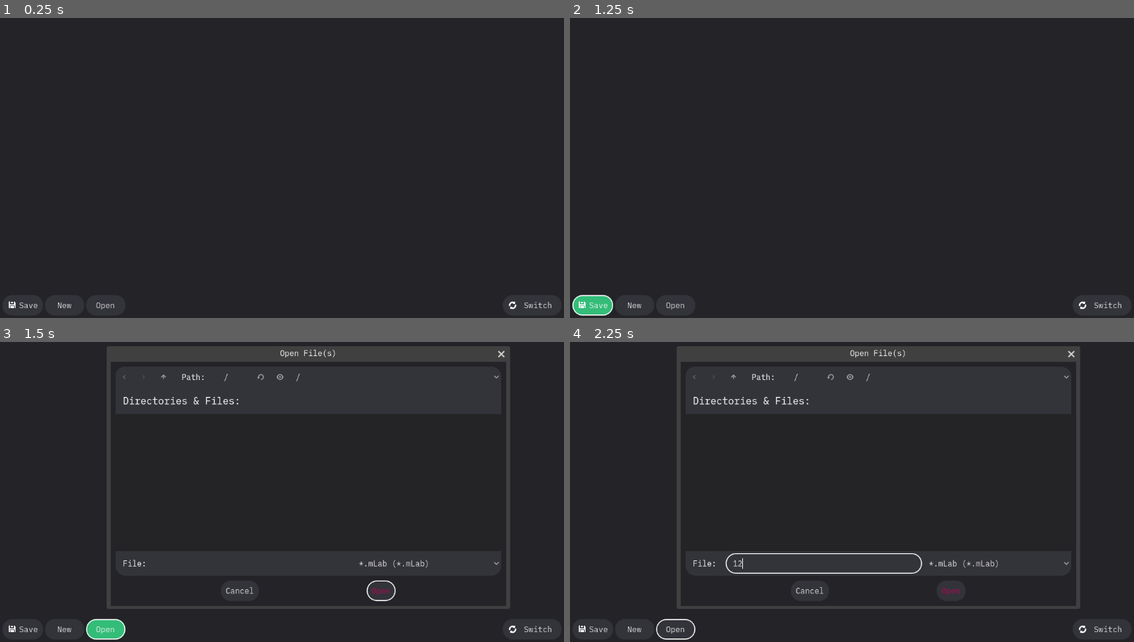
Above: before the commit, frames 1-4 (two rows, left to right).
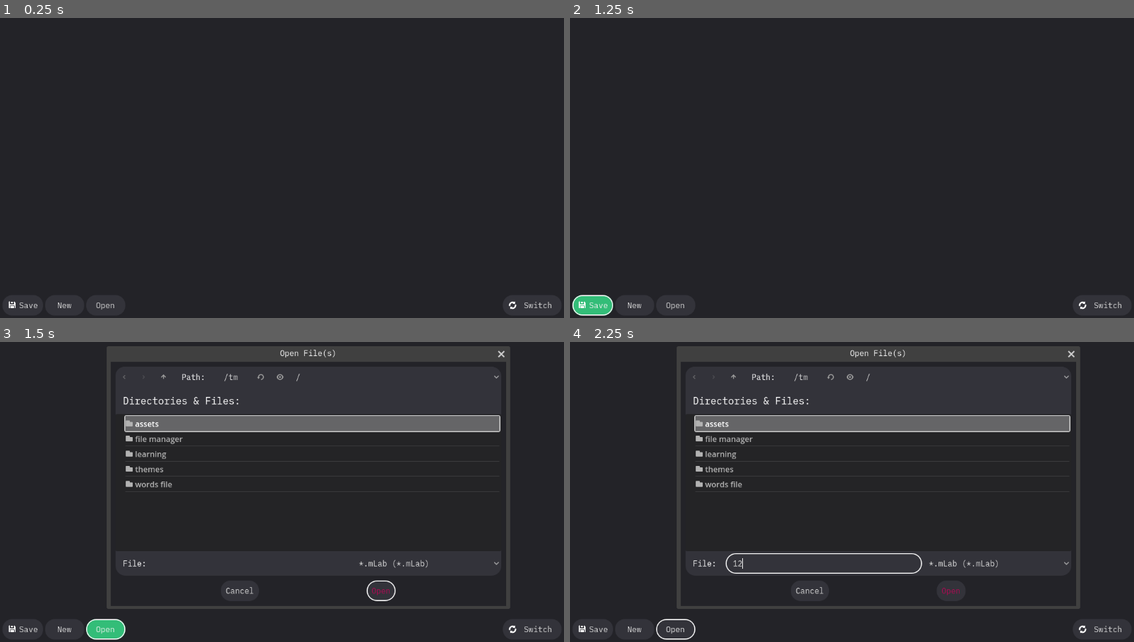
Above: after the commit, the same moments.

Repository: Extner32/mindLab
Game: Godot game, scene res://main.tscn
The game is run twice, just before and just after one commit, with the same random seed, the same clock (stepped at 60 frames per second) and the same inputs.
Inputs (mouse positions are in pixels of both pictures, inside the frame that each line leads up to):
- Up to frame 1 (0.25 s): no input
- Up to frame 2 (1.25 s): click "Save" at 0.5 s
- Up to frame 3 (1.5 s): click "Open" at 1.25 s
- Up to frame 4 (2.25 s): click (823, 564) at 2.02 s; type "12" at 2.1 s

Frames 1-2 are identical in both runs. In frame 3, 4.1% of the frame differs, in the area x 22-89%, y 10-49%; in frame 4, 4.1%.

Commit message:
v1.0, saving settings works now!

Diff:
--- a/file manager/file_manager.gd
+++ b/file manager/file_manager.gd
@@ -6,8 +6,6 @@
 
 var opened_files_names = []
 
-#used to store where the user last opened a file
-var last_opened_dir = "/"
 
 @onready var opened_files = $ScrollContainer/OpenedFiles
 
@@ -33,7 +31,7 @@
 
 
 	$OpenFileDialog.file_mode = 1
-	$OpenFileDialog.current_dir = last_opened_dir
+	$OpenFileDialog.current_dir = UserSettings.dict["last_opened_dir"]
 	$OpenFileDialog.show()
 
 	get_tree().paused = true
@@ -42,7 +40,7 @@
 	return open_files_path
 
 func save_filedialog():
-	$SaveFileDialog.current_dir = last_opened_dir
+	$SaveFileDialog.current_dir = UserSettings.dict["last_opened_dir"]
 	$SaveFileDialog.show()
 
 	get_tree().paused = true
@@ -78,7 +76,7 @@
 	opened_files_names.append(wordsfile.path)
 
 	save_file(wordsfile)
-	last_opened_dir = save_file_path
+	UserSettings.last_opened_dir = save_file_path
 	files_changed.emit()
 
 func open_file(filepath):
@@ -129,7 +127,7 @@
 		save_file(file)
 
 func autosave():
-	if UserSettings.autosave:
+	if UserSettings.dict["autosave"]:
 		save_all_files()
 
 func open_files():
@@ -140,10 +138,7 @@
 			$FileOpenedDialog.show()
 		else:
 			open_file(filepath)
-			last_opened_dir = filepath
-
-	var settings = FileAccess.open(UserSettings.get_file_path(), FileAccess.WRITE)
-	settings.store_string(last_opened_dir)
+			UserSettings.dict["last_opened_dir"] = filepath
 
 
 func file_closed(file):
--- a/learning/Settings.gd
+++ b/learning/Settings.gd
@@ -14,14 +14,20 @@
 	$"../HBoxContainer/SettingsButton".visible = !learning.learning
 	if visible:
 		visible = !learning.learning
-	$Label2.text = "Learn mode "+str(learn_modes_names[$HSlider2.value])
+	$Label2.text = "Learn mode: "+str(learn_modes_names[$HSlider2.value])
 
 	UserSettings.learn_mode = learn_modes[$HSlider2.value]
 
-	$Label.text = "Difficult words "+str($HSlider.value)+"%"+" words: "+str(filtered_wp_count)
+	$Label.text = "Difficult words: "+str($HSlider.value)+"%"+" words: "+str(filtered_wp_count) + " total words: "+str(len(learning.all_wordpairs))
 	learning.score_filter = 1.0 - ($HSlider.value/$HSlider.max_value)
 
+	$CheckButton.text = "Direction: "+get_direction_str()
 
+func get_direction_str():
+	if UserSettings.dict["reversed_direction"]:
+		return "Natural word → New word"
+	else:
+		return "New word → Natural word"
 
 func _on_settings_button_pressed():
 	visible = !visible
@@ -37,3 +43,7 @@
 func _on_filter_wp_timer_timeout():
 	if learning.visible:
 		filtered_wp_count = learning.filter_wordpairs_count()
+
+
+func _on_check_button_toggled(toggled_on):
+	UserSettings.dict["reversed_direction"] = not toggled_on
--- a/learning/learning.tscn
+++ b/learning/learning.tscn
@@ -113,6 +113,10 @@
 wait_time = 0.2
 autostart = true
 
+[node name="CheckButton" type="CheckButton" parent="Tester/Settings"]
+layout_mode = 2
+text = "reversed word direction"
+
 [node name="PrevPairs" type="RichTextLabel" parent="Tester"]
 layout_mode = 2
 size_flags_vertical = 3
@@ -178,6 +182,7 @@
 [connection signal="pressed" from="Tester/HBoxContainer/SettingsButton" to="Tester/Settings" method="_on_settings_button_pressed"]
 [connection signal="drag_ended" from="Tester/Settings/HSlider" to="Tester/Settings" method="_on_h_slider_drag_ended"]
 [connection signal="timeout" from="Tester/Settings/FilterWPTimer" to="Tester/Settings" method="_on_filter_wp_timer_timeout"]
+[connection signal="toggled" from="Tester/Settings/CheckButton" to="Tester/Settings" method="_on_check_button_toggled"]
 [connection signal="closed" from="EndScreen" to="." method="_on_end_screen_closed"]
 [connection signal="pressed" from="EndScreen/HBoxContainer/OkButton" to="EndScreen" method="_on_ok_button_pressed"]
 [connection signal="pressed" from="EndScreen/HBoxContainer/RedoButton" to="EndScreen" method="_on_redo_button_pressed"]
--- a/learning/modes/OneCycle.gd
+++ b/learning/modes/OneCycle.gd
@@ -55,16 +55,17 @@
 
 	idx += 1
 	answer.text = ""
+	UserSettings.dict["words_all_time"] += 1
 
 
 func get_question():
-	if UserSettings.reversed_direction:
+	if UserSettings.dict["reversed_direction"]:
 		return wordpairs[idx].nat_word
 	else:
 		return wordpairs[idx].new_word
 
 func get_correct_answer():
-	if UserSettings.reversed_direction:
+	if UserSettings.dict["reversed_direction"]:
 		return wordpairs[idx].new_word
 	else:
 		return wordpairs[idx].nat_word
--- a/learning/modes/Repeat.gd
+++ b/learning/modes/Repeat.gd
@@ -52,16 +52,16 @@
 
 	idx += 1
 	answer.text = ""
-
+	UserSettings.dict["words_all_time"] += 1
 
 func get_question():
-	if UserSettings.reversed_direction:
+	if UserSettings.dict["reversed_direction"]:
 		return wordpairs[idx].nat_word
 	else:
 		return wordpairs[idx].new_word
 
 func get_correct_answer():
-	if UserSettings.reversed_direction:
+	if UserSettings.dict["reversed_direction"]:
 		return wordpairs[idx].new_word
 	else:
 		return wordpairs[idx].nat_word
--- a/main.gd
+++ b/main.gd
@@ -4,7 +4,8 @@
 @onready var learning = $MarginContainer/VBoxContainer/Learning
 
 func _ready():
-	$SaveTimer.wait_time = UserSettings.save_timer
+	UserSettings.load_settings()
+	$SaveTimer.wait_time = UserSettings.dict["save_timer"]
 	get_tree().auto_accept_quit = false
 	for arg in OS.get_cmdline_args():
 		if arg.get_extension() == "mLab":
@@ -21,6 +22,7 @@
 
 func _on_save_button_pressed():
 	file_manager.save_all_files()
+	UserSettings.save_settings()
 
 func _on_open_file_button_pressed():
 	await file_manager.open_files()
@@ -36,6 +38,7 @@
 
 func _on_save_timer_timeout():
 	file_manager.autosave()
+	UserSettings.save_settings()
 
 #called when the closed
 func _notification(what: int) -> void:
--- a/themes/dark_theme.tres
+++ b/themes/dark_theme.tres
@@ -68,6 +68,28 @@
 content_margin_right = 10.0
 content_margin_bottom = 10.0
 bg_color = Color(0.137255, 0.137255, 0.156863, 1)
+corner_radius_top_left = 20
+corner_radius_top_right = 20
+corner_radius_bottom_right = 20
+corner_radius_bottom_left = 20
+
+[sub_resource type="StyleBoxFlat" id="StyleBoxFlat_s4cy0"]
+content_margin_left = 10.0
+content_margin_top = 10.0
+content_margin_right = 10.0
+content_margin_bottom = 10.0
+bg_color = Color(0.2, 0.741176, 0.470588, 1)
+corner_radius_top_left = 20
+corner_radius_top_right = 20
+corner_radius_bottom_right = 20
+corner_radius_bottom_left = 20
+
+[sub_resource type="StyleBoxFlat" id="StyleBoxFlat_s5d82"]
+content_margin_left = 10.0
+content_margin_top = 10.0
+content_margin_right = 10.0
+content_margin_bottom = 10.0
+bg_color = Color(0.2, 0.2, 0.227451, 1)
 corner_radius_top_left = 20
 corner_radius_top_right = 20
 corner_radius_bottom_right = 20
@@ -251,6 +273,8 @@
 Button/styles/hover = SubResource("StyleBoxFlat_7luci")
 Button/styles/normal = SubResource("StyleBoxFlat_c7ajh")
 Button/styles/pressed = SubResource("StyleBoxFlat_ckvnd")
+CheckButton/styles/hover_pressed = SubResource("StyleBoxFlat_s4cy0")
+CheckButton/styles/pressed = SubResource("StyleBoxFlat_s5d82")
 HSlider/styles/grabber_area = SubResource("StyleBoxFlat_od7ko")
 HSlider/styles/grabber_area_highlight = SubResource("StyleBoxFlat_kwfok")
 HSlider/styles/slider = SubResource("StyleBoxFlat_hf1gy")
--- a/user_settings.gd
+++ b/user_settings.gd
@@ -4,7 +4,6 @@
 
 var file_seperator = "@"
 var settings_file_name = "UserSettings.dat"
-
 
 enum learn_modes {ONE_CYCLE, REPEAT}
 var learn_mode = learn_modes.ONE_CYCLE
@@ -14,31 +13,44 @@
 
 ##the actual settings stored in the file
 
-var last_opened_dir = "/"
-
 #false: new_word, natural_word
 #true: natural_word, new_word
-var reversed_direction = true
 
-var autosave = false
-var save_timer = 5
 
 
 var correct_color = Color(0.2, 0.741, 0.470)
 var wrong_color = Color(0.670, 0.047, 0.325)
 
+var dict = {"last_opened_dir":"/",
+				"reversed_direction":true,
+				"autosave":true,
+				"save_timer":5,
+				"words_all_time":0}
+
 
 func load_settings():
+	if not FileAccess.file_exists(get_file_path()):
+		save_settings()
 	var settings = FileAccess.open(get_file_path(), FileAccess.READ)
-	var lines = settings.get_as_text(true)
-	lines.split("\n")
-	last_opened_dir = lines[0]
+
+	var i = 0
+	var keys = dict.keys()
+	while settings.get_position() < settings.get_length():
+		dict[keys[i]] = settings.get_var()
+		i += 1
+
+	print(dict)
+	settings.close()
 
 func save_settings():
-	if not FileAccess.file_exists(get_file_path()):
-		var settings = FileAccess.open(get_file_path(), FileAccess.WRITE)
-		settings.store_string(last_opened_dir)
-		settings.close()
+	var settings = FileAccess.open(get_file_path(), FileAccess.WRITE)
+
+
+	var keys = dict.keys()
+	for i in range(len(dict)):
+		settings.store_var(dict[keys[i]])
+
+	settings.close()
 
 
 
Binary file changed: UserSettings.dat
Not shown, changed: export_presets.cfg
Not shown: 1 places in themes/dark_theme.tres that only renumber resources
Not shown, changed: file_a.mLab
